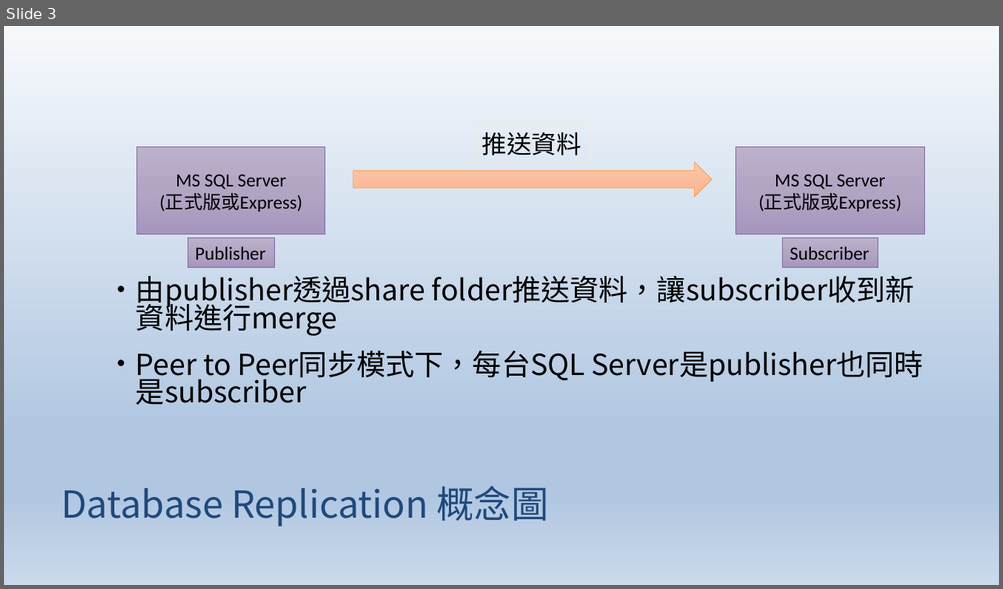
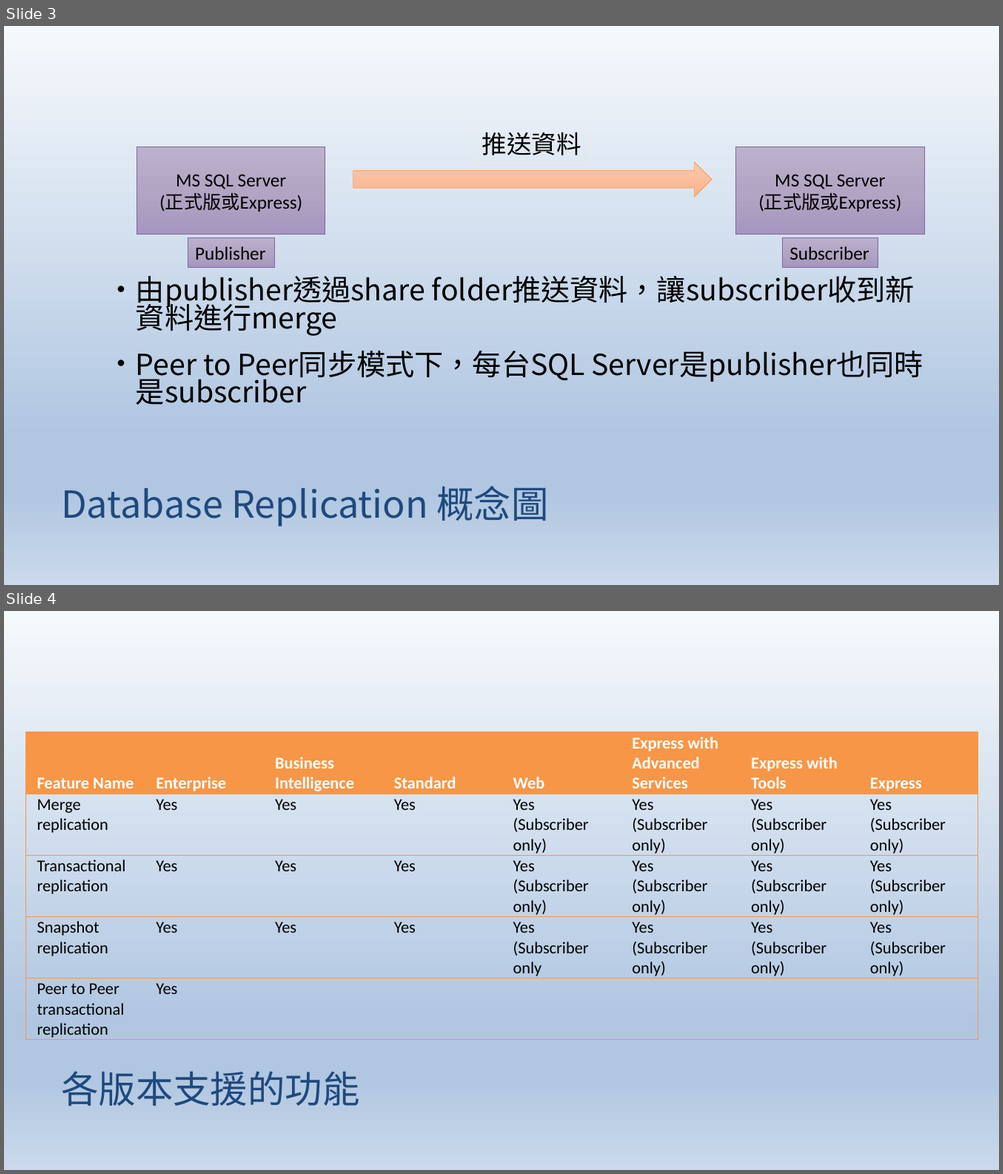
Before and after one commit to smokingpc/MssqlReplication, a slide deck: doc/introduction.pptx. Shown one above the other, each under a label of ours: slide 3 before the commit, slides 3 and 4 after it. The pictures are 1003x589 and 1003x1174 pixels, drawn with LibreOffice and Linux fonts; fonts in the diff are those of the drawing. Boxes give left, top, right and bottom in pixels: in the first picture for what was removed or moved away, otherwise in the second. Text is boxed around its words. In the diff, an @@ line names an element or a change of style, - is before the commit and + after.

```diff
--- a/doc/introduction.pptx
+++ b/doc/introduction.pptx
@@ slide 4 added at (x1=4, y1=611, x2=999, y2=1170), background gradient #FCFBF9 to #F8F7F3 to #EEECE1; not listed: 1 template element that a slide beside it also shows @@
@@ table added at (x1=25, y1=732, x2=975, y2=1041), 5 rows, 8 columns @@
+Feature Name | Enterprise | Business Intelligence | Standard | Web | Express with Advanced Services | Express with Tools | Express
+Merge replication | Yes | Yes | Yes | Yes / (Subscriber only) | Yes / (Subscriber only) | Yes / (Subscriber only) | Yes / (Subscriber only)
+Transactional replication | Yes | Yes | Yes | Yes / (Subscriber only) | Yes / (Subscriber only) | Yes / (Subscriber only) | Yes / (Subscriber only)
+Snapshot replication | Yes | Yes | Yes | Yes / (Subscriber only | Yes / (Subscriber only) | Yes / (Subscriber only) | Yes / (Subscriber only)
+Peer to Peer transactional replication | Yes |  |  |  |  |  | 
@@ title added at (x1=61, y1=1071, x2=359, y2=1106), 36 pt, text #1F497D @@
+各版本支援的功能
```
Also in this commit, not shown: 3 slides changed, 2 other slides added, 1 slide removed.
